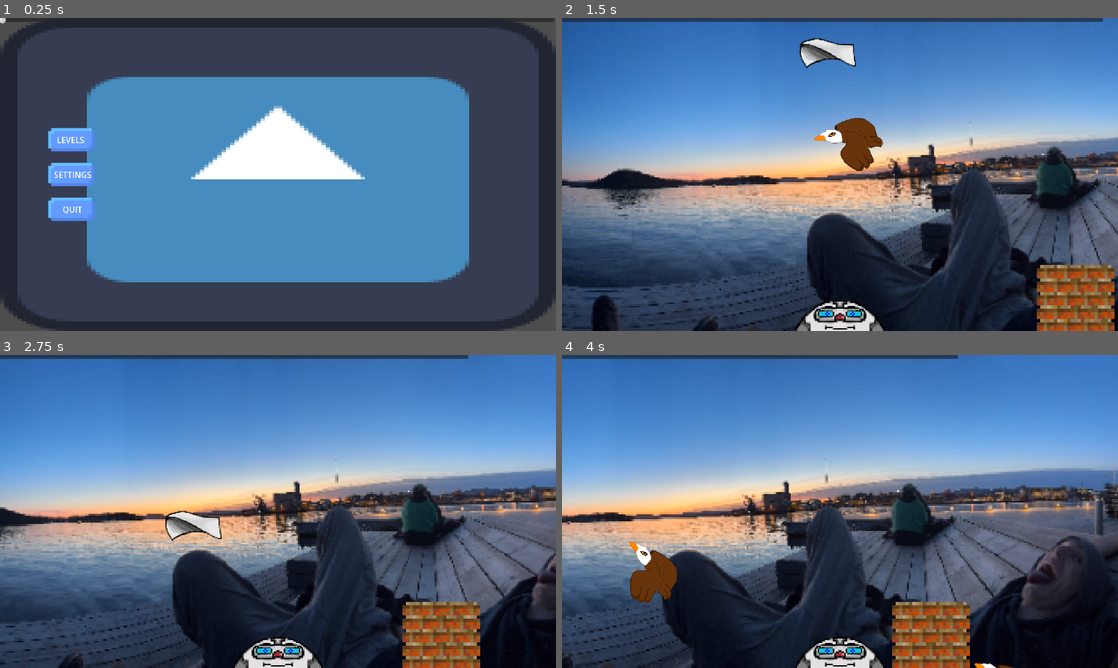
Above: before the commit, frames 1-4 (two rows, left to right).
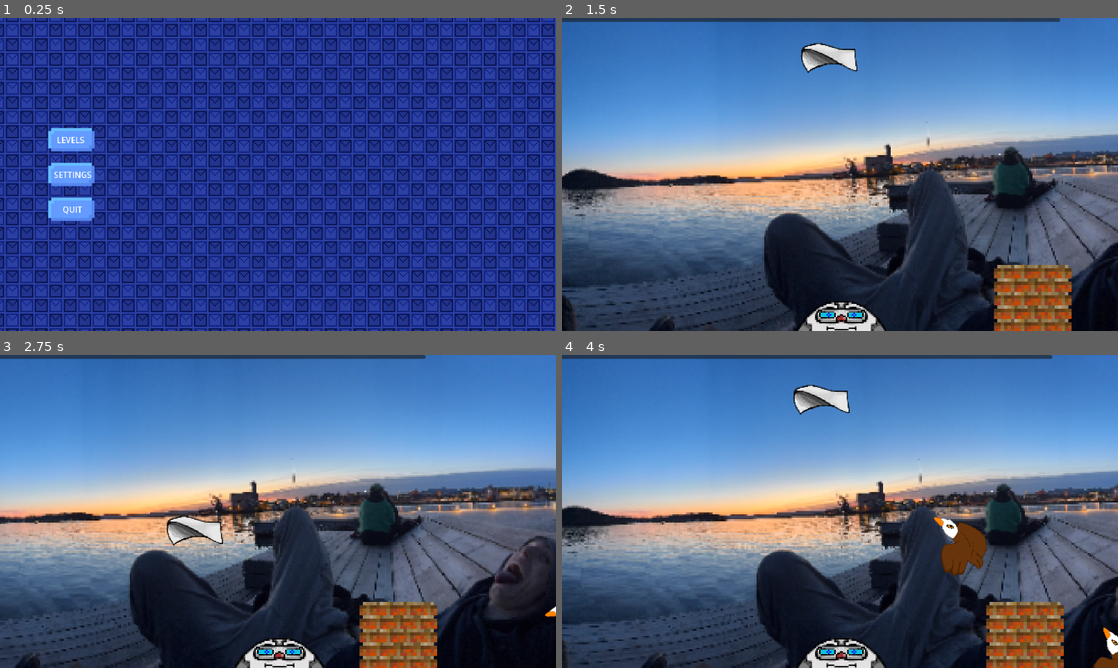
Above: after the commit, the same moments.

Repository: PegAMop/Delivery
Game: Godot game, scene res://main.tscn
The game is run twice, just before and just after one commit, with the same random seed, the same clock (stepped at 60 frames per second) and the same inputs. The engine's default icon, where the game draws it, is replaced by a stand-in: a white triangle on a blue panel in a dark square.
Inputs (mouse positions are in pixels of both pictures, inside the frame that each line leads up to):
- Up to frame 1 (0.25 s): no input
- Up to frame 2 (1.5 s): click "Levels" at 0.5 s; click "1" at 1.25 s
- Up to frame 3 (2.75 s): move the mouse to (400, 495) at 2.02 s; press the mouse at (400, 495) at 2.03 s
- Up to frame 4 (4 s): move the mouse to (728, 527) at 2.77 s; release the mouse at (728, 527) at 2.78 s; click (728, 527) at 2.85 s; click (840, 536) at 3.5 s, where only the run after the commit has a clickable "RETRY"

The runs differ from the first frame. In frame 1, 98% of the frame differs, in the area x 0-100%, y 0-100%; in frame 2, 30%; in frame 3, 29%; in frame 4, 45%.

Commit message:
Fix prev push

Diff:
--- /dev/null
+++ b/GameOver.gd
@@ -0,0 +1,8 @@
+extends VBoxContainer
+
+func _on_timer_timeout() -> void:
+	get_parent().toggle_menu(name)
+
+func _on_button_button_up() -> void:
+	get_tree().current_scene.start_level()
+	$Timer.start()
--- /dev/null
+++ b/hit.gd
@@ -0,0 +1,5 @@
+extends RigidBody2D
+
+func _process(_delta: float) -> void:
+	if global_position.y >= get_window().size.y+100:
+		get_tree().current_scene.get_node("ScreenUI").toggle_menu("GameOver")
--- a/main.gd
+++ b/main.gd
@@ -3,10 +3,26 @@
 func finish_level():
 	get_tree().quit()
 
+func start_level():
+	var level = get_node("CurrentLevel")
+	var spawn_point = level.get_node("SpawnPoint")
+	var hit = get_node("Hit")
+	var camera = get_node("Camera2D")
+
+	camera.global_position.x = spawn_point.global_position.x
+
+	hit.global_position = spawn_point.global_position
+	hit.linear_velocity = Vector2.ZERO
+	hit.angular_velocity = 0
+	hit.rotation = 0
+
+	print(spawn_point.global_position)
+
 func load_level(LevelNumber: int):
-	var packed_level = load(str("res://Scenes/Levels/Level", 1, ".tscn"))
+	var packed_level = load(str("res://Scenes/Levels/Level", LevelNumber, ".tscn"))
 	var level = packed_level.instantiate()
 
 	level.name = "CurrentLevel"
 
 	add_child(level)
+	start_level()
--- a/main.tscn
+++ b/main.tscn
@@ -1,23 +1,27 @@
-[gd_scene load_steps=14 format=3 uid="uid://u1kubdmwrssp"]
+[gd_scene load_steps=18 format=3 uid="uid://u1kubdmwrssp"]
 
 [ext_resource type="PackedScene" uid="uid://c51m5eud5bw5i" path="res://Scenes/LaserCannon.tscn" id="1_ig7tw"]
 [ext_resource type="Script" uid="uid://curylgcx4lk8t" path="res://main.gd" id="1_w48qg"]
-[ext_resource type="Texture2D" uid="uid://dnumjyq877c8" path="res://icon.svg" id="2_0xm2m"]
 [ext_resource type="Texture2D" uid="uid://wswgco22cqib" path="res://Assets/Sprites/paper.png" id="3_7mycd"]
-[ext_resource type="PackedScene" uid="uid://ddbgahspl00oi" path="res://Scenes/node_2d.tscn" id="3_h2yge"]
+[ext_resource type="Script" uid="uid://cghhde6ni1ere" path="res://hit.gd" id="3_w48qg"]
 [ext_resource type="PackedScene" uid="uid://dijue1qgbgnn3" path="res://Scenes/settings.tscn" id="4_1bvp3"]
 [ext_resource type="Script" uid="uid://cpjfr0ngwlec3" path="res://camera_2d.gd" id="4_lquwl"]
 [ext_resource type="Script" uid="uid://pn3eyv1m2cg8" path="res://main_menu.gd" id="7_272bh"]
 [ext_resource type="Script" uid="uid://duenne2opb7rx" path="res://menumanager.gd" id="7_efxa6"]
+[ext_resource type="Material" uid="uid://djf0kuxdywxpg" path="res://Assets/Shaders/main.tres" id="7_ycdy4"]
 [ext_resource type="Texture2D" uid="uid://d3i4fwikroljb" path="res://Assets/Sprites/UI/ButtonNormal.png" id="8_5vw27"]
+[ext_resource type="Texture2D" uid="uid://cvf0jm6ueq16k" path="res://Assets/Backgrounds/menu.png" id="8_w48qg"]
 [ext_resource type="Texture2D" uid="uid://citp5g81hqxyg" path="res://Assets/Sprites/UI/ButtonPressed.png" id="9_4c57u"]
 [ext_resource type="Texture2D" uid="uid://y45267wvsbwo" path="res://Assets/Sprites/UI/ButtonHover.png" id="9_kek77"]
 [ext_resource type="Script" uid="uid://bifxopvg6vc10" path="res://level_select.gd" id="12_dg77c"]
+[ext_resource type="Script" uid="uid://p5da503er5sn" path="res://GameOver.gd" id="15_2cqfq"]
+[ext_resource type="Texture2D" uid="uid://civjcm10atjtu" path="res://Assets/Sprites/UI/axelreal.png" id="15_vivmo"]
+
+[sub_resource type="RectangleShape2D" id="RectangleShape2D_ycdy4"]
+size = Vector2(61.5, 33.5)
 
 [node name="Main" type="Node"]
 script = ExtResource("1_w48qg")
-
-[node name="Bird" parent="." instance=ExtResource("3_h2yge")]
 
 [node name="Settings" parent="." instance=ExtResource("4_1bvp3")]
 
@@ -25,16 +29,16 @@
 position = Vector2(582, 101)
 mass = 0.075
 gravity_scale = 0.3
-center_of_mass_mode = 1
-center_of_mass = Vector2(50, 0)
+script = ExtResource("3_w48qg")
 
 [node name="Sprite2D" type="Sprite2D" parent="Hit"]
 scale = Vector2(2, 2)
 texture = ExtResource("3_7mycd")
 
-[node name="CollisionPolygon2D" type="CollisionPolygon2D" parent="Hit"]
-position = Vector2(-44, 27)
-polygon = PackedVector2Array(0, 0, -13, -24, -11, -47, 20, -58, 66, -47, 96, -46, 101, -3, 93, -3, 62, -17, 36, -16)
+[node name="CollisionShape2D" type="CollisionShape2D" parent="Hit"]
+position = Vector2(-0.5, -1.5)
+scale = Vector2(2, 2)
+shape = SubResource("RectangleShape2D_ycdy4")
 
 [node name="Camera2D" type="Camera2D" parent="." node_paths=PackedStringArray("target")]
 position = Vector2(579, 355)
@@ -48,10 +52,10 @@
 anchor_top = 0.0
 anchor_right = 0.0
 anchor_bottom = 0.0
-offset_left = -92.0
-offset_top = 140.0
-offset_right = 0.0
-offset_bottom = 232.0
+offset_left = -89.0
+offset_top = 142.0
+offset_right = 3.0
+offset_bottom = 234.0
 grow_horizontal = 1
 grow_vertical = 1
 scale = Vector2(2, 2)
@@ -62,13 +66,16 @@
 
 [node name="MainMenu" type="TextureRect" parent="ScreenUI"]
 process_mode = 3
+texture_repeat = 2
+material = ExtResource("7_ycdy4")
 anchors_preset = 15
 anchor_right = 1.0
 anchor_bottom = 1.0
 grow_horizontal = 2
 grow_vertical = 2
-texture = ExtResource("2_0xm2m")
+texture = ExtResource("8_w48qg")
 expand_mode = 1
+stretch_mode = 1
 script = ExtResource("7_272bh")
 
 [node name="Options" type="VBoxContainer" parent="ScreenUI/MainMenu"]
@@ -145,12 +152,15 @@
 
 [node name="Levels" type="TextureRect" parent="ScreenUI"]
 visible = false
+texture_repeat = 2
+material = ExtResource("7_ycdy4")
 anchors_preset = 15
 anchor_right = 1.0
 anchor_bottom = 1.0
 grow_horizontal = 2
 grow_vertical = 2
-texture = ExtResource("2_0xm2m")
+texture = ExtResource("8_w48qg")
+stretch_mode = 1
 script = ExtResource("12_dg77c")
 
 [node name="ButtonGrid" type="GridContainer" parent="ScreenUI/Levels"]
@@ -167,6 +177,35 @@
 theme_override_font_sizes/font_size = 32
 text = "1"
 
+[node name="GameOver" type="VBoxContainer" parent="ScreenUI"]
+visible = false
+anchors_preset = 8
+anchor_left = 0.5
+anchor_top = 0.5
+anchor_right = 0.5
+anchor_bottom = 0.5
+offset_left = -100.0
+offset_top = -67.0
+offset_right = 100.0
+offset_bottom = 67.0
+grow_horizontal = 2
+grow_vertical = 2
+script = ExtResource("15_2cqfq")
+
+[node name="TextureRect" type="TextureRect" parent="ScreenUI/GameOver"]
+layout_mode = 2
+texture = ExtResource("15_vivmo")
+
+[node name="Button" type="Button" parent="ScreenUI/GameOver"]
+layout_mode = 2
+text = "RETRY"
+
+[node name="Timer" type="Timer" parent="ScreenUI/GameOver"]
+wait_time = 0.1
+one_shot = true
+
 [connection signal="button_up" from="ScreenUI/MainMenu/Options/Levels" to="ScreenUI/MainMenu" method="_on_levels_button_up"]
 [connection signal="button_up" from="ScreenUI/MainMenu/Options/Settings" to="ScreenUI/MainMenu" method="_on_settings_button_up"]
 [connection signal="button_up" from="ScreenUI/MainMenu/Options/Quit" to="ScreenUI/MainMenu" method="_on_quit_button_up"]
+[connection signal="button_up" from="ScreenUI/GameOver/Button" to="ScreenUI/GameOver" method="_on_button_button_up"]
+[connection signal="timeout" from="ScreenUI/GameOver/Timer" to="ScreenUI/GameOver" method="_on_timer_timeout"]
--- /dev/null
+++ b/menuBG.gdshader
@@ -0,0 +1,8 @@
+shader_type canvas_item;
+
+const float SPEED = 0.2;
+
+void vertex() {
+	UV.x -= TIME * SPEED;
+	UV.y -= TIME * SPEED;
+}
Not shown, added: GameOver.gd.uid
Not shown, added: hit.gd.uid
Not shown, added: menuBG.gdshader.uid
